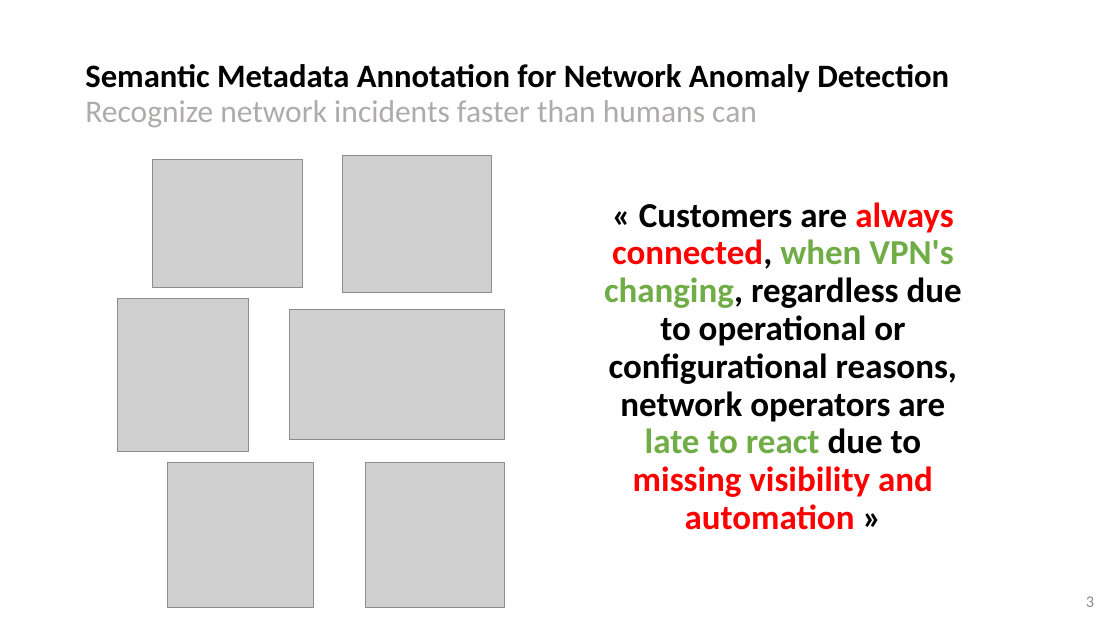
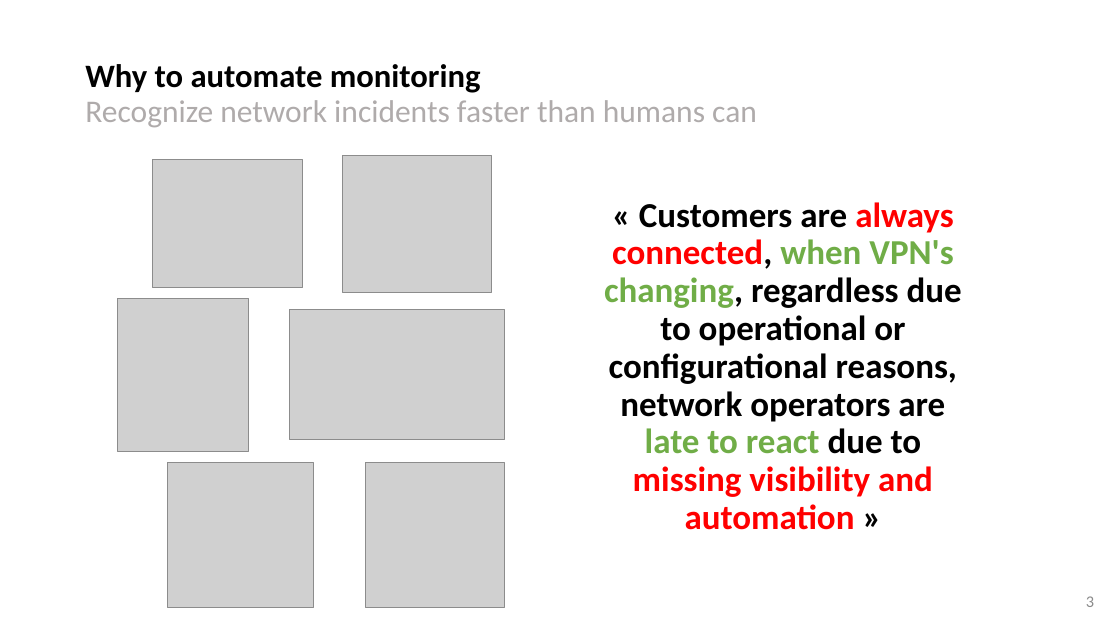
Before and after one commit to network-analytics/ietf-network-analytics-document-status, a slide deck: slide 3 of 118/NMRG/draft-netana-opsawg-nmrg-network-anomaly-semantics-01.pptx. Drawn at 1120x630 pixels with LibreOffice and Linux fonts; fonts in the diff are those of the drawing; grey boxes stand for pictures. Boxes give left, top, right and bottom in pixels: in the first picture for what was removed or moved away, otherwise in the second. Text is boxed around its words. In the diff, an @@ line names an element or a change of style, - is before the commit and + after.

```diff
--- a/118/NMRG/draft-netana-opsawg-nmrg-network-anomaly-semantics-01.pptx
+++ b/118/NMRG/draft-netana-opsawg-nmrg-network-anomaly-semantics-01.pptx
@@ title at [85, 64, 757, 127]: text changed; size 28 to 27 pt; text colour #000000 to #AFABAB; bold off @@
-Semantic Metadata Annotation for Network Anomaly Detection
-Recognize network incidents faster than humans can
+Why to automate monitoring
+Recognize network incidents faster than humans can
```
Also in this commit, not shown: 10 other slides changed, 1 slide added, 2 other files.
